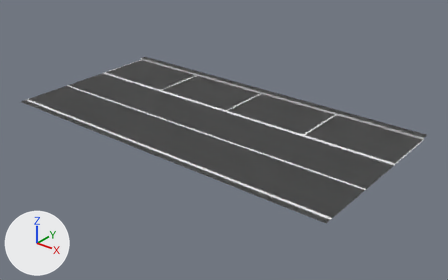
The glTF model assets/models/landside/curb_dropoff_segment.glb as it was, and as the next commit left it.
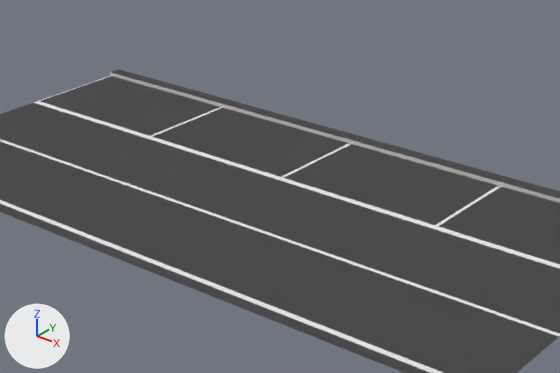
Each version is shown whole from a camera (50 mm lens) standing at (23.6, -28.1, 16.2) and looking at (1.1, 0.0, -1.2), then close up on the part from 19% to 82% of the width and 8% to 74% of the height. The lights are fixed; the arrows at lower left show +X, +Y and +Z. The first two pictures are the older version. Vertices at exactly the same position are counted once.

In view in the first close-up: 'curb_dropoff_segment', 'curb_dropoff_segment_lodfar', 'curb_dropoff_segment_markings'.
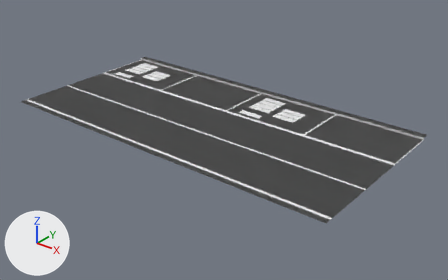
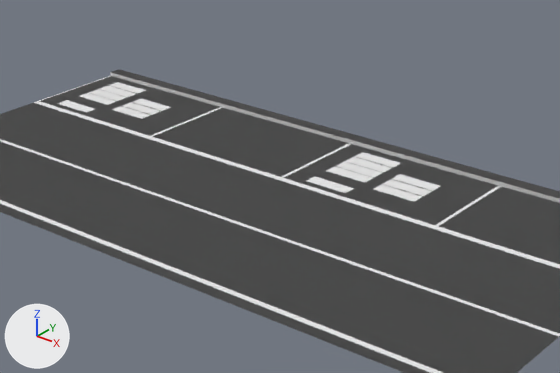
Where the change shows, as pixel boxes (x1, y1, x2, y2) in the close-ups (560 x 373 px):
```json
{"part": 1, "of": "me_curb_dropoff_segment_markings", "change": "added", "after": [57, 82, 440, 202]}
```

Edits to the scene script, one JSON object a line:
```json
{"block": "me_curb_dropoff_segment_markings", "where": "# used by ob_curb_dropoff_segment_markings; location = (0.0, 0.0, 0.0)"}
{"op": "remove", "block": "me_curb_dropoff_segment_markings", "code": "me_curb_dropoff_segment_markings.from_pydata(...)  # 30 vertices, 16 faces; spans x -12.0..12.0, y -5.6..5.5, z 0.0"}
{"op": "add", "block": "me_curb_dropoff_segment_markings", "code": "me_curb_dropoff_segment_markings.from_pydata(...)  # 94 vertices, 48 faces; spans x -12.0..12.0, y -5.6..5.5, z 0.0"}
{"block": "me_curb_dropoff_segment_markings", "change": "me_curb_dropoff_segment_markings part 1"}
{"block": "me_curb_dropoff_segment_markings", "change": "32 vertices are added at x -11.2..2.9, y 1.9..5.1, z 0.0"}
{"block": "me_curb_dropoff_segment_markings", "change": "32 new vertices lie (1.6, 0.0, 0.0) away from vertices in x -11.2..2.9, y 1.9..5.1, z 0.0"}
{"block": "me_curb_dropoff_segment_markings", "change": "32 new faces join them"}
```
